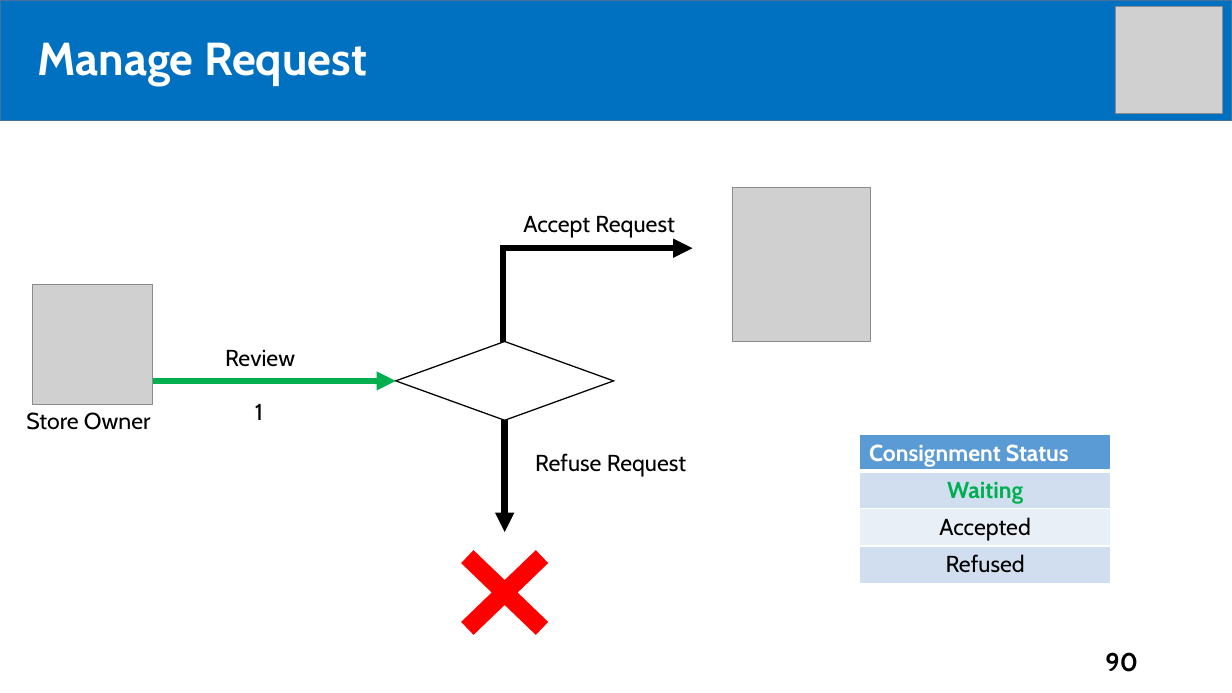
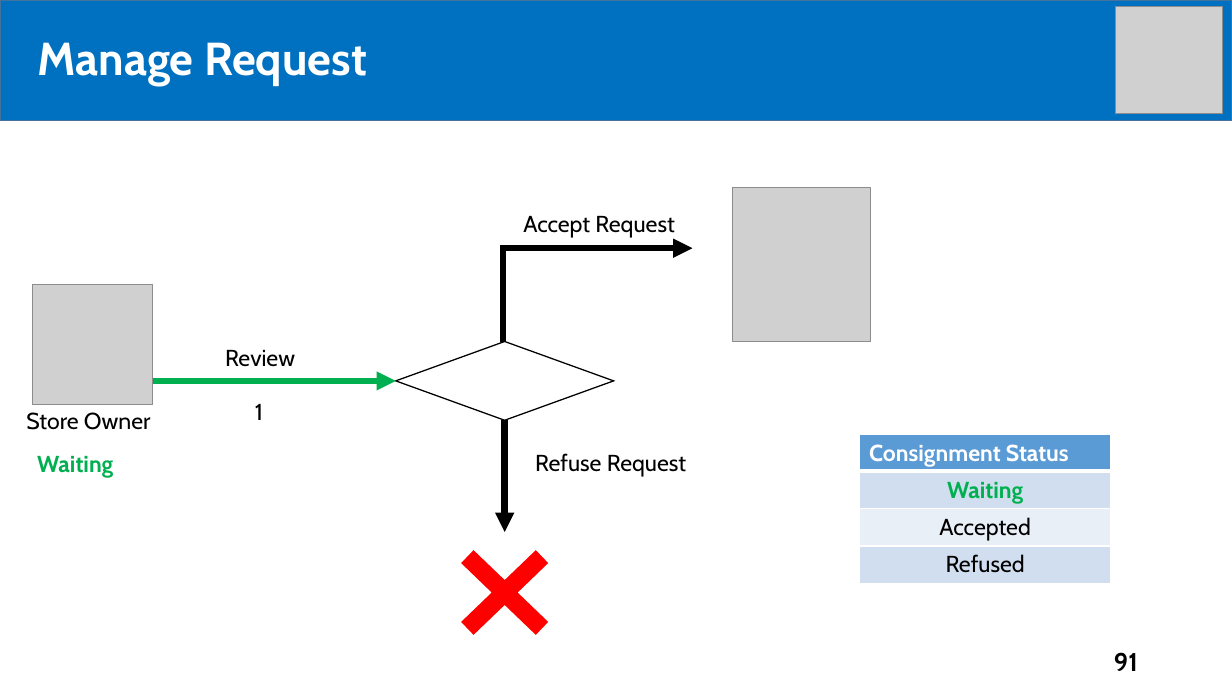
Before and after one commit to tiendan3108/CP, a slide deck: slide 91 of Source/Presentation/PreFinalPresentation.pptx (slide 90 before the commit). Drawn at 1232x693 pixels with LibreOffice and Linux fonts; fonts in the diff are those of the drawing; grey boxes stand for pictures. Boxes give left, top, right and bottom in pixels: in the first picture for what was removed or moved away, otherwise in the second. Text is boxed around its words. In the diff, an @@ line names an element or a change of style, - is before the commit and + after.

```diff
--- a/Source/Presentation/PreFinalPresentation.pptx
+++ b/Source/Presentation/PreFinalPresentation.pptx
@@ text added at (37, 456, 113, 478), 18 pt, text #00B050, bold @@
+Waiting
@@ page number at (1114, 652, 1138, 671): text changed @@
-90
+91
```
Also in this commit, not shown: 11 other slides changed, 9 slides added, 3 slides removed.
